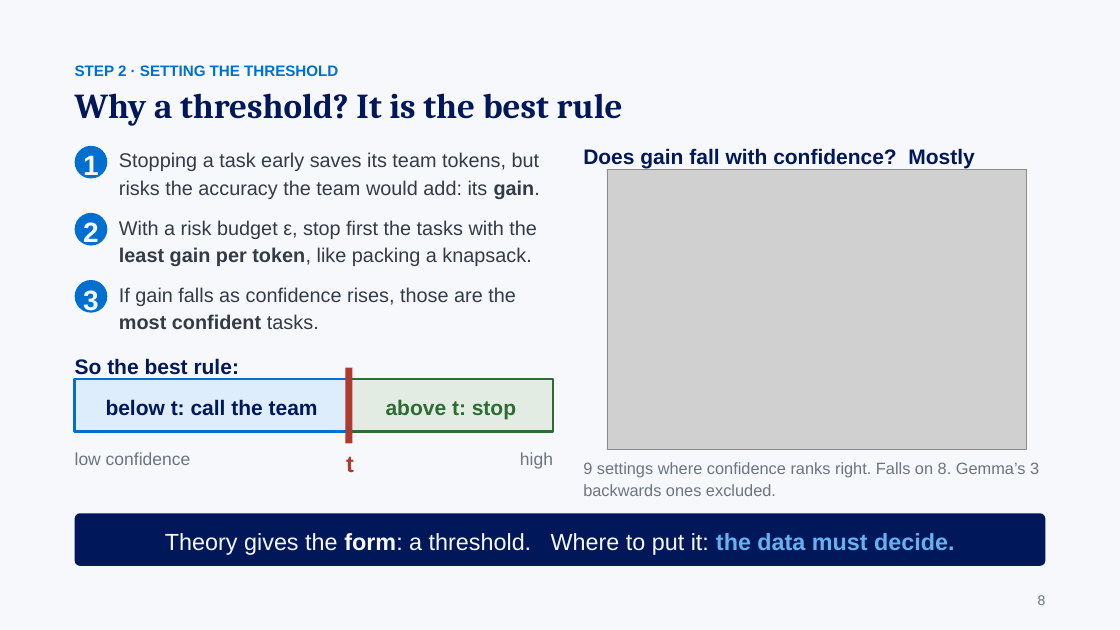
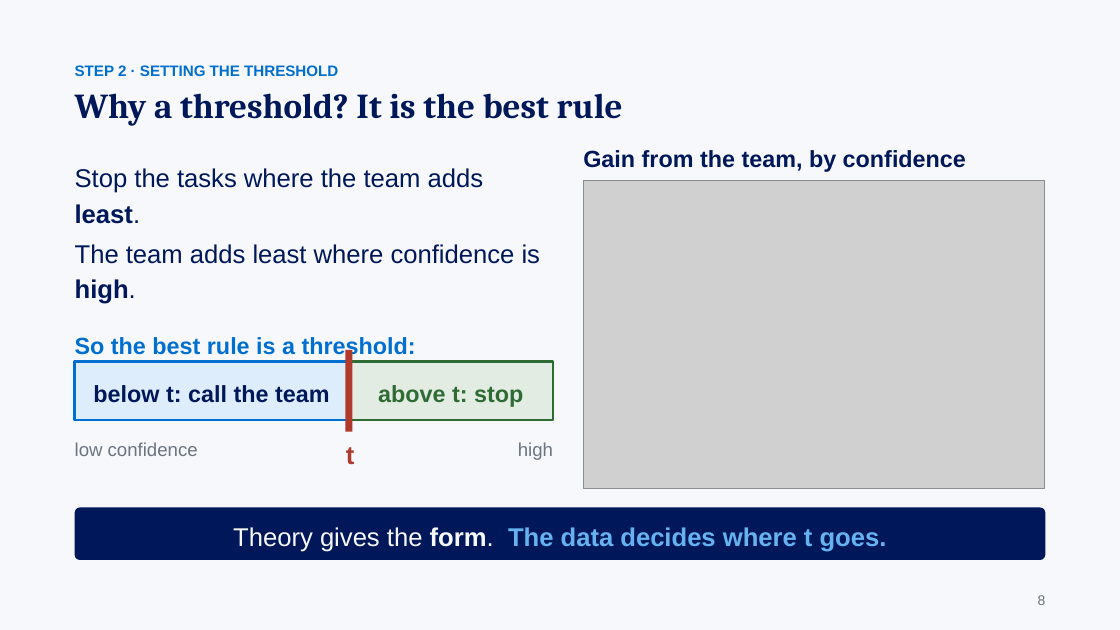
Before and after one commit to gaoj21/tokenbank, a slide deck: slide 8 of slides/CLIMB_talk.pptx. Drawn at 1120x630 pixels with LibreOffice and Linux fonts; fonts in the diff are those of the drawing; grey boxes stand for pictures. Boxes give left, top, right and bottom in pixels: in the first picture for what was removed or moved away, otherwise in the second. Text is boxed around its words. In the diff, an @@ line names an element or a change of style, - is before the commit and + after.

```diff
--- a/slides/CLIMB_talk.pptx
+++ b/slides/CLIMB_talk.pptx
@@ ellipse removed at [75,146,108,179] @@
-1
@@ text added at [75,168,484,224], 22 pt, text #00175A @@
+Stop the tasks where the team adds least.
@@ text removed at [119,152,540,199] @@
-Stopping a task early saves its team tokens, but risks the accuracy the team would add: its gain.
@@ text at [583,150,966,172]: text changed; size 18 to 20 pt @@
-Does gain fall with confidence? Mostly
+Gain from the team, by confidence
@@ picture: place and size @@
-picture at [607,169,1027,449]
+picture at [584,181,1045,489]
@@ ellipse removed at [75,213,108,245] @@
-2
@@ text removed at [119,220,537,266] @@
-With a risk budget ε, stop first the tasks with the least gain per token, like packing a knapsack.
@@ text added at [75,244,541,304], 22 pt, text #00175A @@
+The team adds least where confidence is high.
@@ ellipse removed at [75,280,108,313] @@
-3
@@ text removed at [119,287,516,329] @@
-If gain falls as confidence rises, those are the most confident tasks.
@@ text at [75,337,416,359]: text changed; size 18 to 20 pt; text colour #00175A to #006FCF @@
-So the best rule:
+So the best rule is a threshold:
@@ rectangle: place and size @@
-rectangle at [345,368,352,444]
+rectangle at [345,350,352,432]
@@ rectangle "below t: call the team": place and size @@
-rectangle "below t: call the team" at [75,379,349,431]
+rectangle "below t: call the team" at [75,362,349,420]
@@ rectangle "below t: call the team" at [75,362,349,420]: size 18 to 20 pt @@
@@ rectangle "above t: stop" at [349,362,553,420]: size 18 to 20 pt @@
@@ rectangle "above t: stop": place and size @@
-rectangle "above t: stop" at [349,379,553,431]
+rectangle "above t: stop" at [349,362,553,420]
@@ text "low confidence" at [75,442,198,456]: size 15 to 16 pt @@
@@ text "t" at [346,447,355,465]: size 20 to 22 pt @@
@@ 3 texts: place and size @@
-3 texts at [75,452,553,472]
+3 texts at [75,442,553,465]
@@ text "high" at [518,442,553,460]: size 15 to 16 pt @@
@@ text removed at [583,462,1039,496] @@
-9 settings where confidence ranks right. Falls on 8. Gemma’s 3 backwards ones excluded.
@@ rounded rectangle "Theory gives the form. The ...": place and size @@
-rounded rectangle "Theory gives the form. The ..." at [75,513,1046,565]
+rounded rectangle "Theory gives the form. The ..." at [75,507,1046,560]
@@ text in rounded rectangle at [233,527,887,552]: text changed; size 20 to 22 pt; text colour #F6F8FB to #66B2F0; bold on @@
-Theory gives the form: a threshold. Where to put it: the data must decide.
+Theory gives the form. The data decides where t goes.
```
Also in this commit, not shown: 2 other files.
